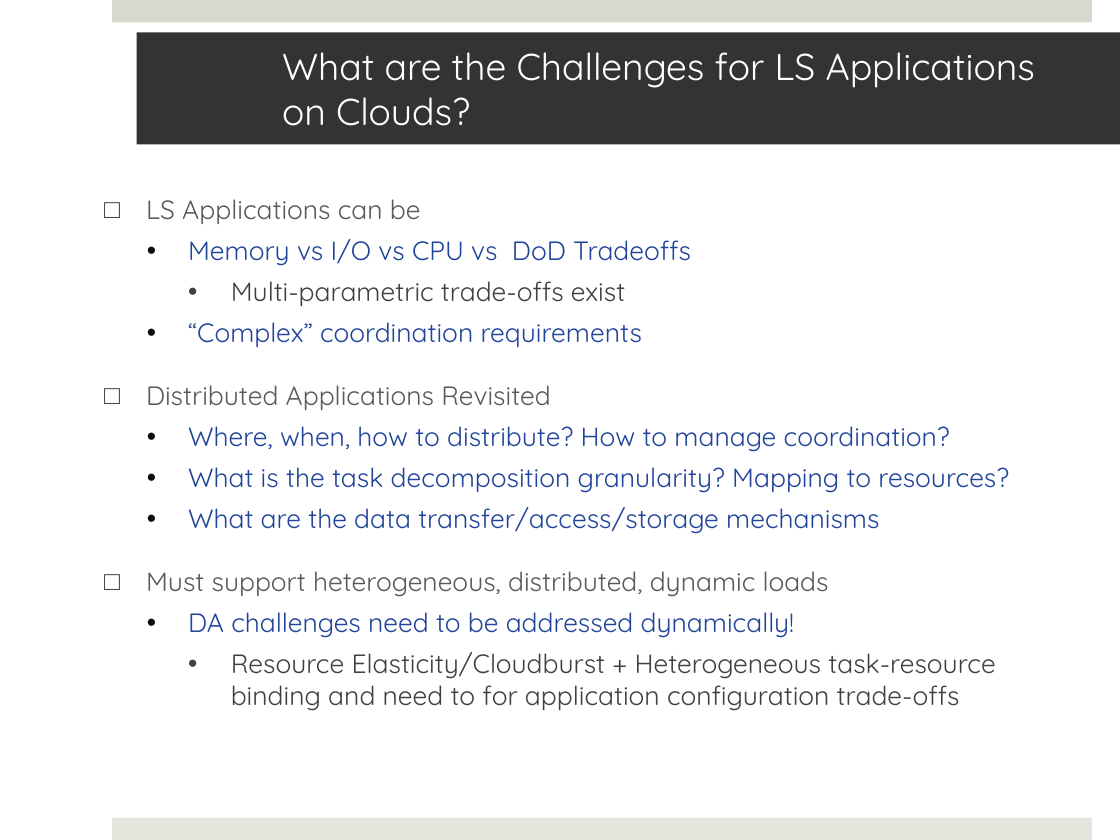
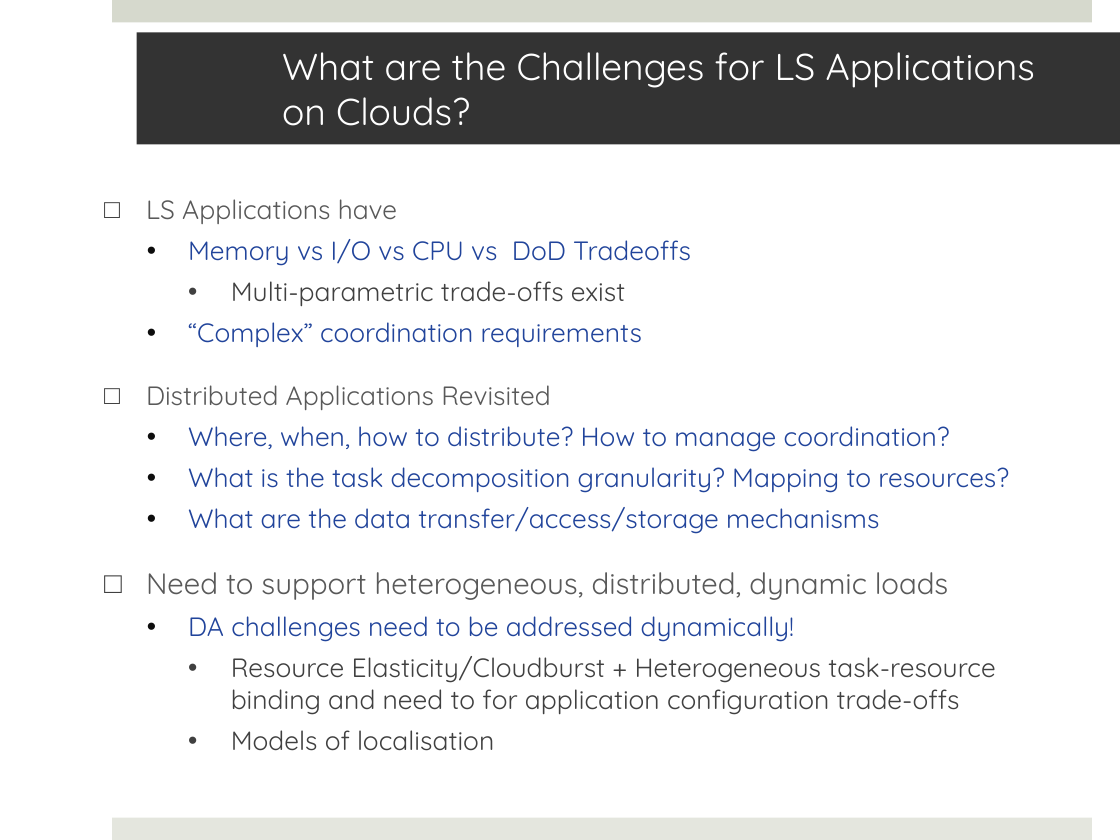
Before and after one commit to saga-project/saga-cpp-legacy-projects, a slide deck: slide 12 of saga-talks/abstractions_for_ls-microsoft.pptx. Drawn at 1120x840 pixels with LibreOffice and Linux fonts; fonts in the diff are those of the drawing; background and template pictures are left out. Boxes give left, top, right and bottom in pixels: in the first picture for what was removed or moved away, otherwise in the second. Text is boxed around its words. In the diff, an @@ line names an element or a change of style, - is before the commit and + after.

```diff
--- a/saga-talks/abstractions_for_ls-microsoft.pptx
+++ b/saga-talks/abstractions_for_ls-microsoft.pptx
@@ text at (x1=146, y1=199, x2=397, y2=224): text changed @@
-□ LS Applications can be
+□ LS Applications have
@@ text at (x1=146, y1=572, x2=948, y2=600): text changed; size 17 to 19 pt @@
-□ Must support heterogeneous, distributed, dynamic loads
+□ Need to support heterogeneous, distributed, dynamic loads
@@ text at (x1=231, y1=730, x2=494, y2=751): paragraph added @@
+    • Models of localisation
```
Also in this commit, not shown: 17 other slides changed.
